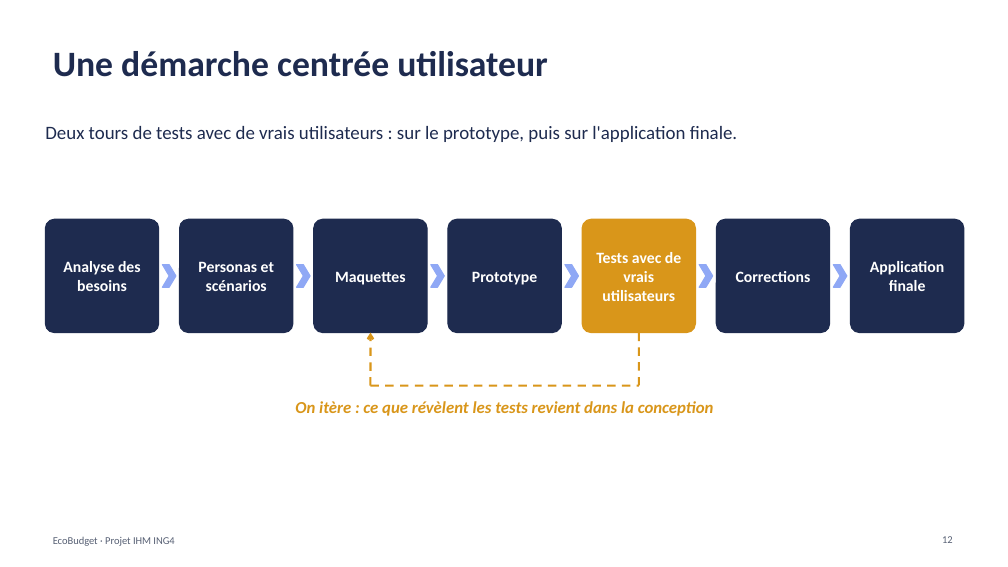
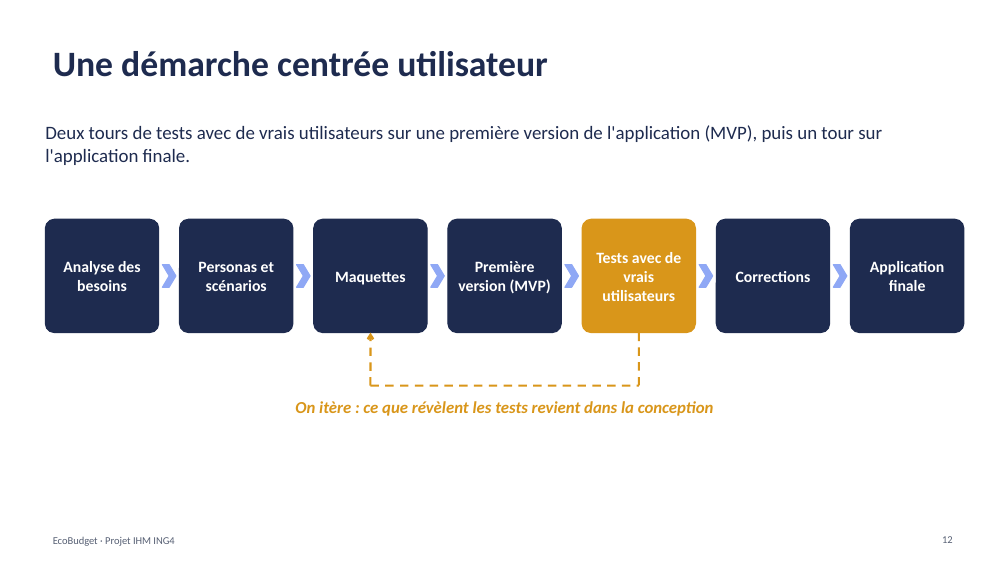
Before and after one commit to kaderouadahi/EcoBudget, a slide deck: slide 12 of livrables/EcoBudget.pptx. Drawn at 1008x567 pixels with LibreOffice and Linux fonts; fonts in the diff are those of the drawing. Boxes give left, top, right and bottom in pixels: in the first picture for what was removed or moved away, otherwise in the second. Text is boxed around its words. In the diff, an @@ line names an element or a change of style, - is before the commit and + after.

Commit message:
docs: diaporama, tests sur le MVP, testeurs et changements issus des tests

```diff
--- a/livrables/EcoBudget.pptx
+++ b/livrables/EcoBudget.pptx
@@ text at (x1=45, y1=125, x2=882, y2=165): text changed @@
-Deux tours de tests avec de vrais utilisateurs : sur le prototype, puis sur l'application finale.
+Deux tours de tests avec de vrais utilisateurs sur une première version de l'application (MVP), puis un tour sur l'application finale.
@@ text at (x1=458, y1=261, x2=551, y2=293): text changed @@
-Prototype
+Première version (MVP)
```
Also in this commit, not shown: 2 other slides changed, 2 slides added, 1 other file.
